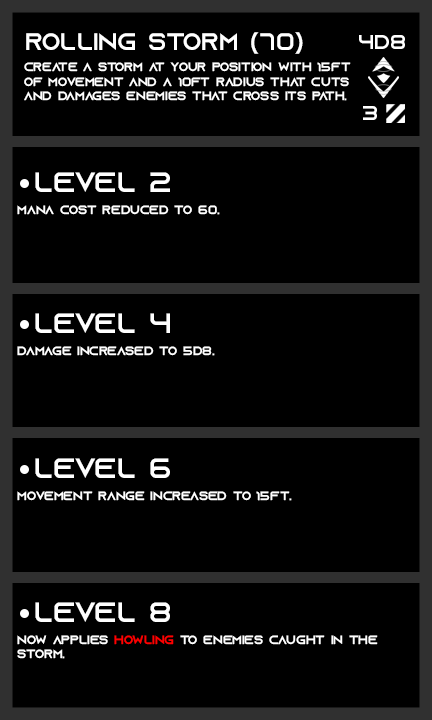
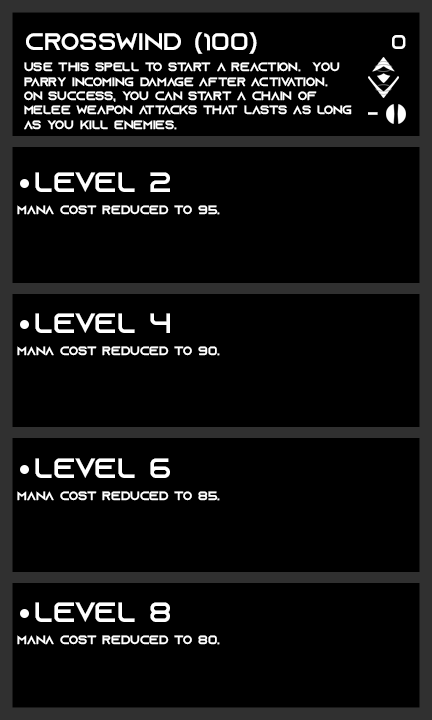
Layers edited between the first and the second w=432, h=720 image:
hid "Anti Tank" over [386, 104, 405, 123]
showed "Standard" over [386, 104, 406, 124]
painted on "AP" over [363, 106, 378, 120]
renamed "4d8" to "0", painted on it over [359, 35, 406, 49]
painted on "archetype" over [24, 62, 352, 130]
renamed "rolling storm (70)" to "crosswind (100)", painted on it over [26, 32, 303, 54]
renamed "mana cost reduced to 60." to "mana cost reduced to 95.", painted on it over [198, 205, 218, 215]
renamed "damage increased to 5d8." to "mana cost reduced to 90.", painted on it over [17, 346, 220, 356]
renamed "movement range increased to 15ft." to "mana cost reduced to 85.", painted on it over [27, 491, 292, 501]
renamed "now applies howling to enemies caught in the storm." to "mana cost reduced to 80.", painted on it over [17, 635, 378, 659]
